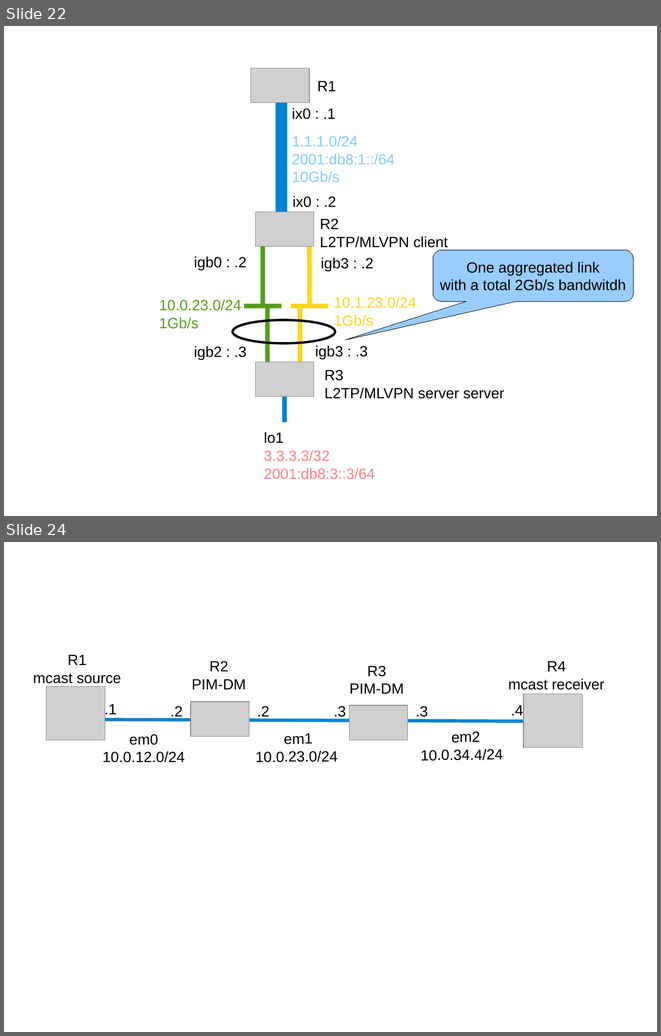
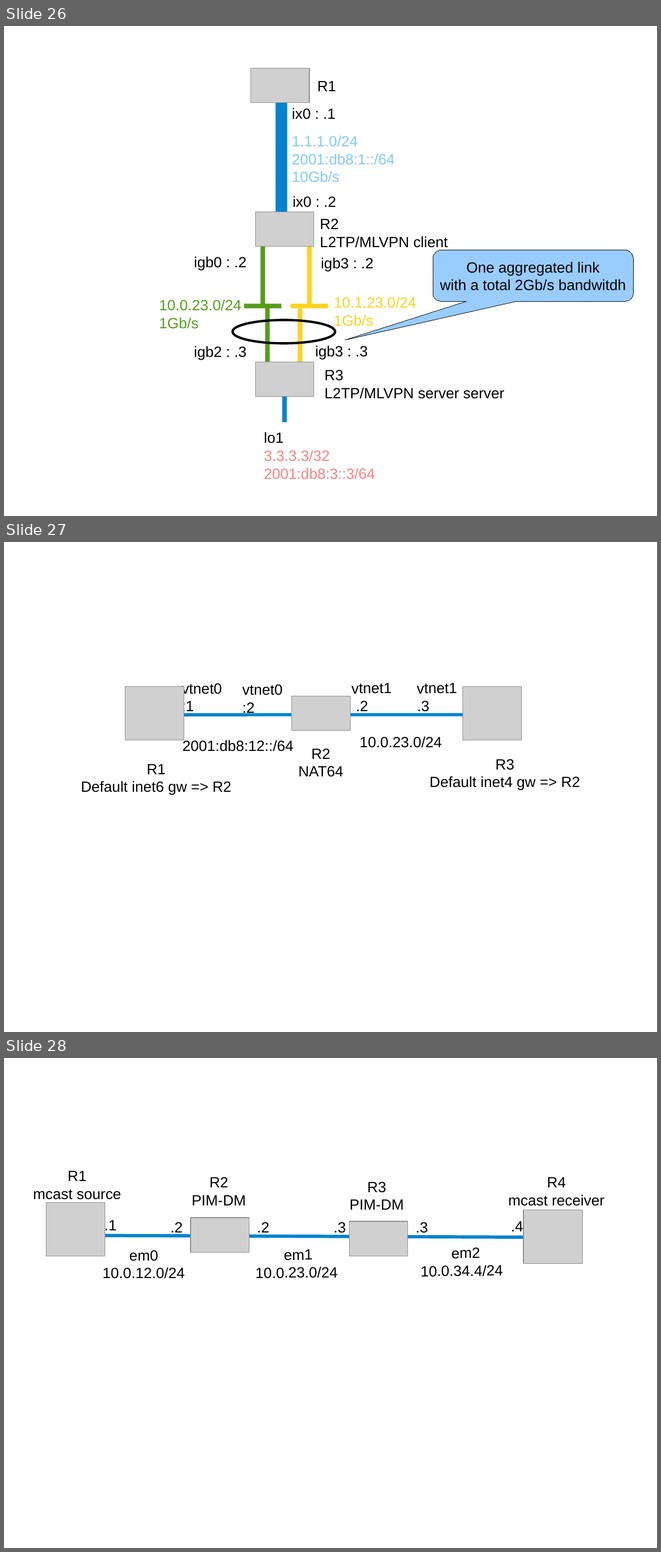
Before and after one commit to ocochard/BSDRP, a slide deck: docs/labs.examples.odp. Shown one above the other, each under a label of ours: slides 22 and 24 before the commit, slides 26, 27 and 28 after it; the slides between them are not shown. The pictures are 661x1036 and 661x1552 pixels, drawn with LibreOffice and Linux fonts; fonts in the diff are those of the drawing; grey boxes stand for pictures. Boxes give left, top, right and bottom in pixels: in the first picture for what was removed or moved away, otherwise in the second. Text is boxed around its words. In the diff, an @@ line names an element or a change of style, - is before the commit and + after.

```diff
--- a/docs/labs.examples.odp
+++ b/docs/labs.examples.odp
@@ slide 27 added at bbox=[4, 542, 657, 1032], background #FFFFFF @@
@@ text added at bbox=[182, 683, 222, 714], 18 pt, text #000000 @@
+vtnet0
+:1
@@ text added at bbox=[242, 684, 283, 715], 18 pt, text #000000 @@
+vtnet0
+:2
@@ text added at bbox=[352, 682, 392, 714], 18 pt, text #000000 @@
+vtnet1 .2
@@ text added at bbox=[417, 682, 457, 714], 18 pt, text #000000 @@
+vtnet1
+.3
@@ picture added at bbox=[125, 687, 184, 740] @@
@@ picture added at bbox=[292, 696, 351, 731] @@
@@ picture added at bbox=[463, 687, 522, 740] @@
@@ line added from (485, 714) to (158, 714), #0084D1 4 pt @@
@@ text added at bbox=[183, 739, 294, 751], 18 pt, text #000000 @@
+2001:db8:12::/64
@@ text added at bbox=[298, 748, 343, 777], 18 pt, text #000000 @@
+R2
+NAT64
@@ text added at bbox=[360, 736, 442, 748], 18 pt, text #000000 @@
+10.0.23.0/24
@@ text added at bbox=[81, 764, 231, 795], 18 pt, text #000000 @@
+R1
+Default inet6 gw => R2
@@ text added at bbox=[430, 759, 580, 790], 18 pt, text #000000 @@
+R3
+Default inet4 gw => R2
@@ what was slide 22 is now slide 26 @@
@@ what was slide 24 is now slide 28 @@
```
Also in this commit, not shown: 1 slide changed, 5 other slides added, 2 slides removed, 2 other files.
